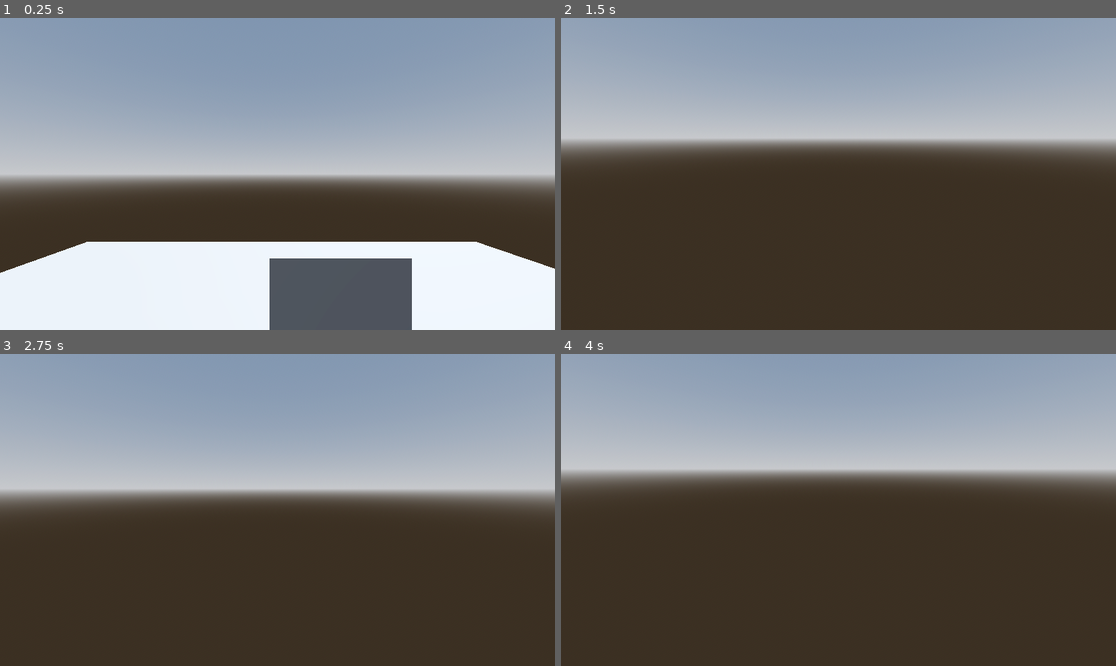
Above: before the commit, frames 1-4 (two rows, left to right).
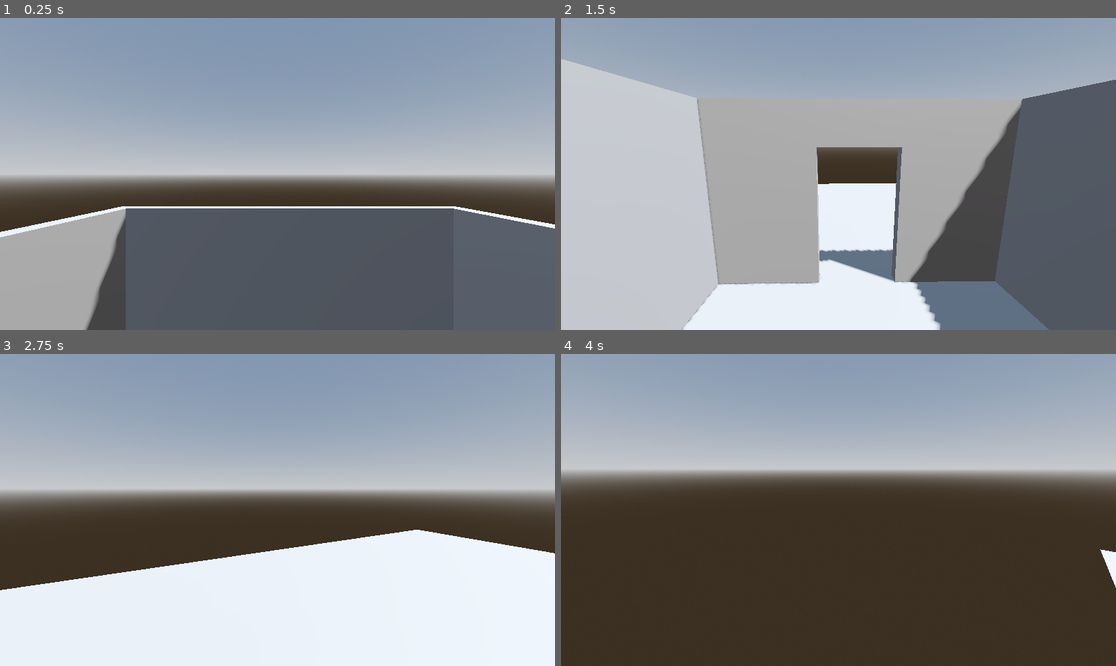
Above: after the commit, the same moments.

Repository: theRealDyer/cliffWalkingSim
Game: Godot game, scene res://Scenes/MainEnvironment.tscn
The game is run twice, just before and just after one commit, with the same random seed, the same clock (stepped at 60 frames per second) and the same inputs.
Inputs (mouse positions are in pixels of both pictures, inside the frame that each line leads up to):
- Up to frame 1 (0.25 s): no input
- Up to frame 2 (1.5 s): tap Enter (ui_accept) at 0.5, 0.77 s; move the mouse to (960, 158) at 0.52 s; hold D (right) 0.53-1.28 s; click (960, 158) at 0.67 s; move the mouse to (810, 174) at 1.27 s; hold W (forward) from 1.28 s (still down)
- Up to frame 3 (2.75 s): keep holding W (forward); tap Enter (ui_accept) at 1.52 s; move the mouse to (288, 503) at 2.02 s
- Up to frame 4 (4 s): keep holding W (forward); move the mouse to (832, 516) at 2.77 s; tap Enter (ui_accept) at 3.02, 3.77 s; move the mouse to (877, 513) at 3.52 s

The runs differ from the first frame. In frame 1, 32% of the frame differs, in the area x 0-100%, y 60-100%; in frame 2, 66%, in the area x 0-100%, y 13-100%; in frame 3, 35%; in frame 4, 0.2%.

Commit message:
Added FloorPatch scene and script Added DoorwaySegment scene and script (this uses three boxes and doesn't use the CSG mesh for now, in case CSG causes performance issues) Added collision to Landscape.tscn SnapHouseToPad.gd moved to scripts folder updated case notation again for files where relevent created a better "room" to play in for MainHouse scene

Diff:
--- /dev/null
+++ b/Scenes/Assets/DoorwaySegment.tscn
@@ -0,0 +1,55 @@
+[gd_scene load_steps=8 format=3 uid="uid://b2hd3iid1wq7d"]
+
+[ext_resource type="Script" uid="uid://ca56ltslxmkar" path="res://Scripts/doorway_segment.gd" id="1_0ywvp"]
+
+[sub_resource type="BoxMesh" id="BoxMesh_0ywvp"]
+size = Vector3(0.85, 3, 0.2)
+
+[sub_resource type="BoxMesh" id="BoxMesh_5vrgi"]
+size = Vector3(0.85, 3, 0.2)
+
+[sub_resource type="BoxMesh" id="BoxMesh_uge12"]
+size = Vector3(1.3, 0.7, 0.2)
+
+[sub_resource type="BoxShape3D" id="BoxShape3D_j6n7f"]
+size = Vector3(0.85, 3, 0.2)
+
+[sub_resource type="BoxShape3D" id="BoxShape3D_gxobr"]
+size = Vector3(0.85, 3, 0.2)
+
+[sub_resource type="BoxShape3D" id="BoxShape3D_q6p6l"]
+size = Vector3(1.3, 0.7, 0.2)
+
+[node name="DoorwaySegment" type="Node3D"]
+script = ExtResource("1_0ywvp")
+wall_height = 3.0
+door_width = 1.3
+door_height = 2.3
+
+[node name="Visual" type="Node3D" parent="."]
+
+[node name="Left" type="MeshInstance3D" parent="Visual"]
+transform = Transform3D(1, 0, 0, 0, 1, 0, 0, 0, 1, -1.075, 1.5, 0)
+mesh = SubResource("BoxMesh_0ywvp")
+
+[node name="Right" type="MeshInstance3D" parent="Visual"]
+transform = Transform3D(1, 0, 0, 0, 1, 0, 0, 0, 1, 1.075, 1.5, 0)
+mesh = SubResource("BoxMesh_5vrgi")
+
+[node name="Header" type="MeshInstance3D" parent="Visual"]
+transform = Transform3D(1, 0, 0, 0, 1, 0, 0, 0, 1, 0, 2.65, 0)
+mesh = SubResource("BoxMesh_uge12")
+
+[node name="Body" type="StaticBody3D" parent="."]
+
+[node name="LeftCol" type="CollisionShape3D" parent="Body"]
+transform = Transform3D(1, 0, 0, 0, 1, 0, 0, 0, 1, -1.075, 1.5, 0)
+shape = SubResource("BoxShape3D_j6n7f")
+
+[node name="RightCol" type="CollisionShape3D" parent="Body"]
+transform = Transform3D(1, 0, 0, 0, 1, 0, 0, 0, 1, 1.075, 1.5, 0)
+shape = SubResource("BoxShape3D_gxobr")
+
+[node name="HeaderCol" type="CollisionShape3D" parent="Body"]
+transform = Transform3D(1, 0, 0, 0, 1, 0, 0, 0, 1, 0, 2.65, 0)
+shape = SubResource("BoxShape3D_q6p6l")
--- /dev/null
+++ b/Scenes/Assets/FloorPatch.tscn
@@ -0,0 +1,20 @@
+[gd_scene load_steps=4 format=3 uid="uid://2dhrawljyr3i"]
+
+[ext_resource type="Script" uid="uid://wjioig0eu1g0" path="res://Scripts/floor_patch.gd" id="1_jdbng"]
+
+[sub_resource type="PlaneMesh" id="PlaneMesh_jdbng"]
+
+[sub_resource type="BoxShape3D" id="BoxShape3D_blxmy"]
+size = Vector3(2, 0.2, 2)
+
+[node name="FloorPatch" type="Node3D"]
+script = ExtResource("1_jdbng")
+
+[node name="Mesh" type="MeshInstance3D" parent="."]
+mesh = SubResource("PlaneMesh_jdbng")
+
+[node name="Body" type="StaticBody3D" parent="."]
+transform = Transform3D(1, 0, 0, 0, 1, 0, 0, 0, 1, 0, -0.1, 0)
+
+[node name="Collision" type="CollisionShape3D" parent="Body"]
+shape = SubResource("BoxShape3D_blxmy")
--- a/Scenes/Assets/Landscape.tscn
+++ b/Scenes/Assets/Landscape.tscn
@@ -1,7 +1,10 @@
-[gd_scene load_steps=2 format=3 uid="uid://byimui1p1uj4y"]
+[gd_scene load_steps=3 format=3 uid="uid://byimui1p1uj4y"]
 
 [sub_resource type="PlaneMesh" id="PlaneMesh_fueqf"]
 size = Vector2(20, 20)
+
+[sub_resource type="BoxShape3D" id="BoxShape3D_jvnou"]
+size = Vector3(20, 1, 20)
 
 [node name="Landscape" type="Node3D"]
 
@@ -10,6 +13,12 @@
 [node name="MeshInstance3D" type="MeshInstance3D" parent="Terrain1"]
 mesh = SubResource("PlaneMesh_fueqf")
 
+[node name="StaticBody3D" type="StaticBody3D" parent="Terrain1"]
+
+[node name="CollisionShape3D" type="CollisionShape3D" parent="Terrain1/StaticBody3D"]
+transform = Transform3D(1, 0, 0, 0, 1, 0, 0, 0, 1, 0, -0.5, 0)
+shape = SubResource("BoxShape3D_jvnou")
+
 [node name="Anchors" type="Node3D" parent="."]
 
 [node name="HousePadAnchor" type="Marker3D" parent="Anchors"]
--- a/Scenes/Assets/Player.tscn
+++ b/Scenes/Assets/Player.tscn
@@ -1,6 +1,6 @@
 [gd_scene load_steps=4 format=3 uid="uid://bkicm4njqe6av"]
 
-[ext_resource type="Script" uid="uid://cfnus31ip8d3h" path="res://Scripts/Player.gd" id="1_rpqav"]
+[ext_resource type="Script" uid="uid://cfnus31ip8d3h" path="res://Scripts/player.gd" id="1_rpqav"]
 
 [sub_resource type="CapsuleMesh" id="CapsuleMesh_kyqiw"]
 
--- a/Scenes/Assets/WallSegment.tscn
+++ b/Scenes/Assets/WallSegment.tscn
@@ -1,24 +1,27 @@
 [gd_scene load_steps=4 format=3 uid="uid://b8iyudf3it007"]
 
-[ext_resource type="Script" uid="uid://hbvyqg57hpxn" path="res://Scripts/WallSegment.gd" id="1_ihkco"]
+[ext_resource type="Script" uid="uid://hbvyqg57hpxn" path="res://Scripts/wall_segment.gd" id="1_ihkco"]
 
 [sub_resource type="BoxMesh" id="BoxMesh_ssjs0"]
 resource_local_to_scene = true
-size = Vector3(2, 2.3, 0.2)
+size = Vector3(2, 3, 0.2)
 
-[sub_resource type="BoxShape3D" id="BoxShape3D_3ypb2"]
-size = Vector3(2, 2.3, 0.2)
+[sub_resource type="BoxShape3D" id="BoxShape3D_ihkco"]
+resource_local_to_scene = true
+size = Vector3(2, 3, 0.2)
 
 [node name="WallSegment" type="Node3D"]
 script = ExtResource("1_ihkco")
-length = null
-height = null
-thickness = null
+length = 2.0
+height = 3.0
+thickness = 0.2
 
-[node name="MeshInstance3D" type="MeshInstance3D" parent="."]
+[node name="Mesh" type="MeshInstance3D" parent="."]
+transform = Transform3D(1, 0, 0, 0, 1, 0, 0, 0, 1, 0, 1.5, 0)
 mesh = SubResource("BoxMesh_ssjs0")
 
 [node name="Body" type="StaticBody3D" parent="."]
+transform = Transform3D(1, 0, 0, 0, 1, 0, 0, 0, 1, 0, 1.5, 0)
 
-[node name="CollisionShape3D" type="CollisionShape3D" parent="Body"]
-shape = SubResource("BoxShape3D_3ypb2")
+[node name="Collision" type="CollisionShape3D" parent="Body"]
+shape = SubResource("BoxShape3D_ihkco")
--- a/Scenes/Assets/mainHouse.tscn
+++ b/Scenes/Assets/mainHouse.tscn
@@ -1,22 +1,49 @@
-[gd_scene load_steps=6 format=3 uid="uid://batmwurvpsv4i"]
+[gd_scene load_steps=15 format=3 uid="uid://batmwurvpsv4i"]
 
 [ext_resource type="PackedScene" uid="uid://b8iyudf3it007" path="res://Scenes/Assets/WallSegment.tscn" id="1_6cl7c"]
+[ext_resource type="PackedScene" uid="uid://b2hd3iid1wq7d" path="res://Scenes/Assets/DoorwaySegment.tscn" id="2_mtgqp"]
 
 [sub_resource type="BoxMesh" id="BoxMesh_6cl7c"]
 resource_local_to_scene = true
-size = Vector3(2, 2.3, 0.2)
+size = Vector3(5, 3, 0.2)
 
 [sub_resource type="BoxShape3D" id="BoxShape3D_mtgqp"]
 resource_local_to_scene = true
-size = Vector3(2, 2.3, 0.2)
+size = Vector3(5, 3, 0.2)
+
+[sub_resource type="BoxMesh" id="BoxMesh_5pyak"]
+resource_local_to_scene = true
+size = Vector3(5, 3, 0.2)
+
+[sub_resource type="BoxShape3D" id="BoxShape3D_uo5w6"]
+resource_local_to_scene = true
+size = Vector3(5, 3, 0.2)
+
+[sub_resource type="BoxMesh" id="BoxMesh_c0nro"]
+resource_local_to_scene = true
+size = Vector3(5, 3, 0.2)
+
+[sub_resource type="BoxShape3D" id="BoxShape3D_5t2fm"]
+resource_local_to_scene = true
+size = Vector3(5, 3, 0.2)
 
 [sub_resource type="BoxMesh" id="BoxMesh_mtgqp"]
-resource_local_to_scene = true
-size = Vector3(2, 2.3, 0.2)
+size = Vector3(1.85, 3, 0.2)
 
-[sub_resource type="BoxShape3D" id="BoxShape3D_5pyak"]
-resource_local_to_scene = true
-size = Vector3(2, 2.3, 0.2)
+[sub_resource type="BoxMesh" id="BoxMesh_uo5w6"]
+size = Vector3(1.85, 3, 0.2)
+
+[sub_resource type="BoxMesh" id="BoxMesh_5t2fm"]
+size = Vector3(1.3, 0.7, 0.2)
+
+[sub_resource type="BoxShape3D" id="BoxShape3D_06yk3"]
+size = Vector3(1.85, 3, 0.2)
+
+[sub_resource type="BoxShape3D" id="BoxShape3D_bwgww"]
+size = Vector3(1.85, 3, 0.2)
+
+[sub_resource type="BoxShape3D" id="BoxShape3D_li54k"]
+size = Vector3(1.3, 0.7, 0.2)
 
 [node name="MainHouse" type="Node3D"]
 
@@ -31,76 +58,68 @@
 [node name="Room1" type="Node3D" parent="Interior"]
 
 [node name="WallSegment" parent="Interior/Room1" instance=ExtResource("1_6cl7c")]
-transform = Transform3D(1, 0, 0, 0, 1, 0, 0, 0, 1, 0.66731834, 0, -2.5224028)
-length = 2.0
-height = 2.3
-thickness = 0.2
+transform = Transform3D(1, 0, 0, 0, 1, 0, 0, 0, 1, -0.053, 0, -2.522)
+length = 5.0
 
-[node name="MeshInstance3D" parent="Interior/Room1/WallSegment" index="0"]
-transform = Transform3D(1, 0, 0, 0, 1, 0, 0, 0, 1, 0, 1.15, 0)
+[node name="Mesh" parent="Interior/Room1/WallSegment" index="0"]
 mesh = SubResource("BoxMesh_6cl7c")
 
-[node name="Body" parent="Interior/Room1/WallSegment" index="1"]
-transform = Transform3D(1, 0, 0, 0, 1, 0, 0, 0, 1, 0, 1.15, 0)
-
-[node name="CollisionShape3D" parent="Interior/Room1/WallSegment/Body" index="0"]
+[node name="Collision" parent="Interior/Room1/WallSegment/Body" index="0"]
 shape = SubResource("BoxShape3D_mtgqp")
 
 [node name="WallSegment2" parent="Interior/Room1" instance=ExtResource("1_6cl7c")]
-transform = Transform3D(1, 0, 0, 0, 1, 0, 0, 0, 1, -0.7377949, 0, 1.9812634)
-length = 2.0
-height = 2.3
-thickness = 0.2
+transform = Transform3D(1, 0, 0, 0, 1, 0, 0, 0, 1, -0.05203128, 0, 2.4168766)
+length = 5.0
 
-[node name="MeshInstance3D" parent="Interior/Room1/WallSegment2" index="0"]
-transform = Transform3D(1, 0, 0, 0, 1, 0, 0, 0, 1, 0, 1.15, 0)
+[node name="Mesh" parent="Interior/Room1/WallSegment2" index="0"]
+mesh = SubResource("BoxMesh_5pyak")
+
+[node name="Collision" parent="Interior/Room1/WallSegment2/Body" index="0"]
+shape = SubResource("BoxShape3D_uo5w6")
+
+[node name="WallSegment3" parent="Interior/Room1" instance=ExtResource("1_6cl7c")]
+transform = Transform3D(-4.371139e-08, 0, 1, 0, 1, 0, -1, 0, -4.371139e-08, 2.35408, 0, 0.022347212)
+length = 5.0
+
+[node name="Mesh" parent="Interior/Room1/WallSegment3" index="0"]
+mesh = SubResource("BoxMesh_c0nro")
+
+[node name="Collision" parent="Interior/Room1/WallSegment3/Body" index="0"]
+shape = SubResource("BoxShape3D_5t2fm")
+
+[node name="DoorwaySegment" parent="Interior/Room1" instance=ExtResource("2_mtgqp")]
+transform = Transform3D(-4.371139e-08, 0, 1, 0, 1, 0, -1, 0, -4.371139e-08, -2.4427433, 0, -0.03358245)
+wall_length = 5.0
+
+[node name="Left" parent="Interior/Room1/DoorwaySegment/Visual" index="0"]
+transform = Transform3D(1, 0, 0, 0, 1, 0, 0, 0, 1, -1.575, 1.5, 0)
 mesh = SubResource("BoxMesh_mtgqp")
 
-[node name="Body" parent="Interior/Room1/WallSegment2" index="1"]
-transform = Transform3D(1, 0, 0, 0, 1, 0, 0, 0, 1, 0, 1.15, 0)
+[node name="Right" parent="Interior/Room1/DoorwaySegment/Visual" index="1"]
+transform = Transform3D(1, 0, 0, 0, 1, 0, 0, 0, 1, 1.575, 1.5, 0)
+mesh = SubResource("BoxMesh_uo5w6")
 
-[node name="CollisionShape3D" parent="Interior/Room1/WallSegment2/Body" index="0"]
-shape = SubResource("BoxShape3D_5pyak")
+[node name="Header" parent="Interior/Room1/DoorwaySegment/Visual" index="2"]
+mesh = SubResource("BoxMesh_5t2fm")
 
-[node name="WallSegment3" parent="Interior/Room1" instance=ExtResource("1_6cl7c")]
-transform = Transform3D(1, 0, 0, 0, 1, 0, 0, 0, 1, 2.35408, 0, 0.022347212)
-length = 2.0
-height = 2.3
-thickness = 0.2
+[node name="LeftCol" parent="Interior/Room1/DoorwaySegment/Body" index="0"]
+transform = Transform3D(1, 0, 0, 0, 1, 0, 0, 0, 1, -1.575, 1.5, 0)
+shape = SubResource("BoxShape3D_06yk3")
 
-[node name="MeshInstance3D" parent="Interior/Room1/WallSegment3" index="0"]
-transform = Transform3D(1, 0, 0, 0, 1, 0, 0, 0, 1, 0, 1.15, 0)
-mesh = SubResource("BoxMesh_mtgqp")
-skeleton = NodePath("../../WallSegment2")
+[node name="RightCol" parent="Interior/Room1/DoorwaySegment/Body" index="1"]
+transform = Transform3D(1, 0, 0, 0, 1, 0, 0, 0, 1, 1.575, 1.5, 0)
+shape = SubResource("BoxShape3D_bwgww")
 
-[node name="Body" parent="Interior/Room1/WallSegment3" index="1"]
-transform = Transform3D(1, 0, 0, 0, 1, 0, 0, 0, 1, 0, 1.15, 0)
-
-[node name="CollisionShape3D" parent="Interior/Room1/WallSegment3/Body" index="0"]
-shape = SubResource("BoxShape3D_5pyak")
-
-[node name="WallSegment4" parent="Interior/Room1" instance=ExtResource("1_6cl7c")]
-transform = Transform3D(1, 0, 0, 0, 1, 0, 0, 0, 1, -3.3580484, -2.3841858e-07, -0.49975657)
-length = 2.0
-height = 2.3
-thickness = 0.2
-
-[node name="MeshInstance3D" parent="Interior/Room1/WallSegment4" index="0"]
-transform = Transform3D(1, 0, 0, 0, 1, 0, 0, 0, 1, 0, 1.15, 0)
-mesh = SubResource("BoxMesh_mtgqp")
-skeleton = NodePath("../../WallSegment2")
-
-[node name="Body" parent="Interior/Room1/WallSegment4" index="1"]
-transform = Transform3D(1, 0, 0, 0, 1, 0, 0, 0, 1, 0, 1.15, 0)
-
-[node name="CollisionShape3D" parent="Interior/Room1/WallSegment4/Body" index="0"]
-shape = SubResource("BoxShape3D_5pyak")
+[node name="HeaderCol" parent="Interior/Room1/DoorwaySegment/Body" index="2"]
+shape = SubResource("BoxShape3D_li54k")
 
 [node name="Room2" type="Node3D" parent="Interior"]
+transform = Transform3D(1, 0, 0, 0, 1, 0, 0, 0, 1, 4.153804, 0, 0)
 
 [node name="Room3" type="Node3D" parent="Interior"]
+transform = Transform3D(1, 0, 0, 0, 1, 0, 0, 0, 1, 5.2415237, 0, -6.614747)
 
 [editable path="Interior/Room1/WallSegment"]
 [editable path="Interior/Room1/WallSegment2"]
 [editable path="Interior/Room1/WallSegment3"]
-[editable path="Interior/Room1/WallSegment4"]
+[editable path="Interior/Room1/DoorwaySegment"]
--- a/Scenes/MainEnvironment.tscn
+++ b/Scenes/MainEnvironment.tscn
@@ -1,9 +1,9 @@
-[gd_scene load_steps=12 format=3 uid="uid://h8d1aseqp8nd"]
+[gd_scene load_steps=20 format=3 uid="uid://h8d1aseqp8nd"]
 
 [ext_resource type="PackedScene" uid="uid://bkicm4njqe6av" path="res://Scenes/Assets/Player.tscn" id="1_qnkal"]
 [ext_resource type="PackedScene" uid="uid://byimui1p1uj4y" path="res://Scenes/Assets/Landscape.tscn" id="2_kcaew"]
 [ext_resource type="PackedScene" uid="uid://batmwurvpsv4i" path="res://Scenes/Assets/MainHouse.tscn" id="3_kqqtb"]
-[ext_resource type="Script" uid="uid://b5xjvfdsood8o" path="res://Scenes/SnapHouseToPad.gd" id="4_r0a3f"]
+[ext_resource type="Script" uid="uid://b5xjvfdsood8o" path="res://Scripts/SnapHouseToPad.gd" id="4_r0a3f"]
 
 [sub_resource type="ProceduralSkyMaterial" id="ProceduralSkyMaterial_wcmyl"]
 sky_horizon_color = Color(0.64625, 0.65575, 0.67075, 1)
@@ -20,19 +20,45 @@
 
 [sub_resource type="BoxMesh" id="BoxMesh_kqqtb"]
 resource_local_to_scene = true
-size = Vector3(2, 2.3, 0.2)
+size = Vector3(5, 3, 0.2)
 
 [sub_resource type="BoxShape3D" id="BoxShape3D_r0a3f"]
 resource_local_to_scene = true
-size = Vector3(2, 2.3, 0.2)
+size = Vector3(5, 3, 0.2)
 
 [sub_resource type="BoxMesh" id="BoxMesh_4om8p"]
 resource_local_to_scene = true
-size = Vector3(2, 2.3, 0.2)
+size = Vector3(5, 3, 0.2)
 
 [sub_resource type="BoxShape3D" id="BoxShape3D_t43bo"]
 resource_local_to_scene = true
-size = Vector3(2, 2.3, 0.2)
+size = Vector3(5, 3, 0.2)
+
+[sub_resource type="BoxMesh" id="BoxMesh_p52pj"]
+resource_local_to_scene = true
+size = Vector3(5, 3, 0.2)
+
+[sub_resource type="BoxShape3D" id="BoxShape3D_7ubxw"]
+resource_local_to_scene = true
+size = Vector3(5, 3, 0.2)
+
+[sub_resource type="BoxMesh" id="BoxMesh_r0a3f"]
+size = Vector3(1.85, 3, 0.2)
+
+[sub_resource type="BoxMesh" id="BoxMesh_t43bo"]
+size = Vector3(1.85, 3, 0.2)
+
+[sub_resource type="BoxMesh" id="BoxMesh_7ubxw"]
+size = Vector3(1.3, 0.7, 0.2)
+
+[sub_resource type="BoxShape3D" id="BoxShape3D_ukpuk"]
+size = Vector3(1.85, 3, 0.2)
+
+[sub_resource type="BoxShape3D" id="BoxShape3D_0imy5"]
+size = Vector3(1.85, 3, 0.2)
+
+[sub_resource type="BoxShape3D" id="BoxShape3D_0acth"]
+size = Vector3(1.3, 0.7, 0.2)
 
 [node name="MainEnvironment" type="Node3D"]
 
@@ -52,29 +78,41 @@
 [node name="MainHouse" parent="." instance=ExtResource("3_kqqtb")]
 transform = Transform3D(1, 0, 0, 0, 1, 0, 0, 0, 1, 0.21721554, 0, -0.43014097)
 
-[node name="MeshInstance3D" parent="MainHouse/Interior/Room1/WallSegment" index="0"]
+[node name="Mesh" parent="MainHouse/Interior/Room1/WallSegment" index="0"]
 mesh = SubResource("BoxMesh_kqqtb")
 
-[node name="CollisionShape3D" parent="MainHouse/Interior/Room1/WallSegment/Body" index="0"]
+[node name="Collision" parent="MainHouse/Interior/Room1/WallSegment/Body" index="0"]
 shape = SubResource("BoxShape3D_r0a3f")
 
-[node name="MeshInstance3D" parent="MainHouse/Interior/Room1/WallSegment2" index="0"]
+[node name="Mesh" parent="MainHouse/Interior/Room1/WallSegment2" index="0"]
 mesh = SubResource("BoxMesh_4om8p")
 
-[node name="CollisionShape3D" parent="MainHouse/Interior/Room1/WallSegment2/Body" index="0"]
+[node name="Collision" parent="MainHouse/Interior/Room1/WallSegment2/Body" index="0"]
 shape = SubResource("BoxShape3D_t43bo")
 
-[node name="MeshInstance3D" parent="MainHouse/Interior/Room1/WallSegment3" index="0"]
-mesh = SubResource("BoxMesh_4om8p")
+[node name="Mesh" parent="MainHouse/Interior/Room1/WallSegment3" index="0"]
+mesh = SubResource("BoxMesh_p52pj")
 
-[node name="CollisionShape3D" parent="MainHouse/Interior/Room1/WallSegment3/Body" index="0"]
-shape = SubResource("BoxShape3D_t43bo")
+[node name="Collision" parent="MainHouse/Interior/Room1/WallSegment3/Body" index="0"]
+shape = SubResource("BoxShape3D_7ubxw")
 
-[node name="MeshInstance3D" parent="MainHouse/Interior/Room1/WallSegment4" index="0"]
-mesh = SubResource("BoxMesh_4om8p")
+[node name="Left" parent="MainHouse/Interior/Room1/DoorwaySegment/Visual" index="0"]
+mesh = SubResource("BoxMesh_r0a3f")
 
-[node name="CollisionShape3D" parent="MainHouse/Interior/Room1/WallSegment4/Body" index="0"]
-shape = SubResource("BoxShape3D_t43bo")
+[node name="Right" parent="MainHouse/Interior/Room1/DoorwaySegment/Visual" index="1"]
+mesh = SubResource("BoxMesh_t43bo")
+
+[node name="Header" parent="MainHouse/Interior/Room1/DoorwaySegment/Visual" index="2"]
+mesh = SubResource("BoxMesh_7ubxw")
+
+[node name="LeftCol" parent="MainHouse/Interior/Room1/DoorwaySegment/Body" index="0"]
+shape = SubResource("BoxShape3D_ukpuk")
+
+[node name="RightCol" parent="MainHouse/Interior/Room1/DoorwaySegment/Body" index="1"]
+shape = SubResource("BoxShape3D_0imy5")
+
+[node name="HeaderCol" parent="MainHouse/Interior/Room1/DoorwaySegment/Body" index="2"]
+shape = SubResource("BoxShape3D_0acth")
 
 [node name="SnapTools" type="Node3D" parent="."]
 script = ExtResource("4_r0a3f")
@@ -87,4 +125,4 @@
 [editable path="MainHouse/Interior/Room1/WallSegment"]
 [editable path="MainHouse/Interior/Room1/WallSegment2"]
 [editable path="MainHouse/Interior/Room1/WallSegment3"]
-[editable path="MainHouse/Interior/Room1/WallSegment4"]
+[editable path="MainHouse/Interior/Room1/DoorwaySegment"]
--- /dev/null
+++ b/Scripts/doorway_segment.gd
@@ -0,0 +1,86 @@
+@tool
+extends Node3D
+
+# Overall wall size
+@export var wall_length: float = 3.0:
+	set(v):
+		wall_length = max(v, 0.2)
+		_apply()
+
+@export var wall_height: float = 2.4:
+	set(v):
+		wall_height = max(v, 0.2)
+		_apply()
+
+@export var thickness: float = 0.2:
+	set(v):
+		thickness = max(v, 0.02)
+		_apply()
+
+# Door opening size
+@export var door_width: float = 0.9:
+	set(v):
+		door_width = max(v, 0.2)
+		_apply()
+
+@export var door_height: float = 2.0:
+	set(v):
+		door_height = max(v, 0.2)
+		_apply()
+
+@onready var left_vis: MeshInstance3D = $Visual/Left
+@onready var right_vis: MeshInstance3D = $Visual/Right
+@onready var header_vis: MeshInstance3D = $Visual/Header
+
+@onready var left_col: CollisionShape3D = $Body/LeftCol
+@onready var right_col: CollisionShape3D = $Body/RightCol
+@onready var header_col: CollisionShape3D = $Body/HeaderCol
+
+func _ready() -> void:
+	_apply()
+
+func _apply() -> void:
+	if not is_inside_tree():
+		return
+
+	# Clamp door to fit inside wall
+	var usable_door_width = min(door_width, wall_length - 0.2)
+	var usable_door_height = min(door_height, wall_height - 0.2)
+
+	var side_width = (wall_length - usable_door_width) * 0.5
+	side_width = max(side_width, 0.05)
+
+	var header_height = wall_height - usable_door_height
+	header_height = max(header_height, 0.05)
+
+	# Sizes
+	var left_size := Vector3(side_width, wall_height, thickness)
+	var right_size := Vector3(side_width, wall_height, thickness)
+	var header_size := Vector3(usable_door_width, header_height, thickness)
+
+	# Positions (centered wall, bottom at y=0)
+	var y_center_wall := wall_height * 0.5
+	var y_center_header = usable_door_height + header_height * 0.5
+
+	var x_left = -(usable_door_width * 0.5 + side_width * 0.5)
+	var x_right = (usable_door_width * 0.5 + side_width * 0.5)
+
+	_set_box(left_vis, left_size, Vector3(x_left, y_center_wall, 0.0))
+	_set_box(right_vis, right_size, Vector3(x_right, y_center_wall, 0.0))
+	_set_box(header_vis, header_size, Vector3(0.0, y_center_header, 0.0))
+
+	_set_col(left_col, left_size, Vector3(x_left, y_center_wall, 0.0))
+	_set_col(right_col, right_size, Vector3(x_right, y_center_wall, 0.0))
+	_set_col(header_col, header_size, Vector3(0.0, y_center_header, 0.0))
+
+func _set_box(mi: MeshInstance3D, size: Vector3, pos: Vector3) -> void:
+	var bm := BoxMesh.new()
+	bm.size = size
+	mi.mesh = bm
+	mi.position = pos
+
+func _set_col(cs: CollisionShape3D, size: Vector3, pos: Vector3) -> void:
+	var shape := BoxShape3D.new()
+	shape.size = size
+	cs.shape = shape
+	cs.position = pos
--- /dev/null
+++ b/Scripts/floor_patch.gd
@@ -0,0 +1,47 @@
+## This is just a designer tool that helps keep the MeshInstance and
+## CollisionShape the same size (using exported inspector variables whilst we’re
+## using simple greybox assets. Later, we’ll bring in our own (or downloaded)
+## assets and CollisionShape will get resized as its own thing.
+
+@tool
+extends Node3D
+
+@export var width: float = 2.0:
+	set(v):
+		width = max(v, 0.01)
+		_apply()
+
+@export var depth: float = 2.0:
+	set(v):
+		depth = max(v, 0.01)
+		_apply()
+
+# Collision thickness
+@export var thickness: float = 0.2:
+	set(v):
+		thickness = max(v, 0.01)
+		_apply()
+
+@onready var mesh_instance: MeshInstance3D = $Mesh
+@onready var body: StaticBody3D = $Body
+@onready var collision: CollisionShape3D = $Body/Collision
+
+func _ready() -> void:
+	_apply()
+
+func _apply() -> void:
+	if not is_inside_tree():
+		return
+
+	# Visual
+	var plane := PlaneMesh.new()
+	plane.size = Vector2(width, depth)
+	mesh_instance.mesh = plane
+
+	# Collision
+	var shape := BoxShape3D.new()
+	shape.size = Vector3(width, thickness, depth)
+	collision.shape = shape
+
+	# Put collision so the top surface is at y = 0
+	body.position.y = -thickness * 0.5
--- a/Scripts/WallSegment.gd
+++ b/Scripts/wall_segment.gd
@@ -35,14 +35,14 @@
 	if not is_inside_tree():
 		return
 
-	var mesh_instance := get_node_or_null("MeshInstance3D") as MeshInstance3D
-	var collision_shape := get_node_or_null("Body/CollisionShape3D") as CollisionShape3D
+	var mesh_instance := get_node_or_null("Mesh") as MeshInstance3D
+	var collision_shape := get_node_or_null("Body/Collision") as CollisionShape3D
 	var body := get_node_or_null("Body") as Node3D
 
 	if mesh_instance == null or collision_shape == null or body == null:
 		return
 
-	# Visual mesh (BoxMesh)
+	# Visual mesh
 	var box_mesh := mesh_instance.mesh as BoxMesh
 	if box_mesh == null:
 		box_mesh = BoxMesh.new()
@@ -57,7 +57,7 @@
 
 	box_mesh.size = Vector3(_length, _height, _thickness)
 
-	# Collision (BoxShape3D)
+	# Collision
 	var box_shape := collision_shape.shape as BoxShape3D
 	if box_shape == null:
 		box_shape = BoxShape3D.new()
Renamed: Scenes/SnapHouseToPad.gd -> Scripts/SnapHouseToPad.gd
Renamed: Scenes/SnapHouseToPad.gd.uid -> Scripts/SnapHouseToPad.gd.uid
Not shown, added: Scripts/doorway_segment.gd.uid
Not shown, added: Scripts/floor_patch.gd.uid
Renamed: Scripts/WallSegment.gd.uid -> Scripts/wall_segment.gd.uid
